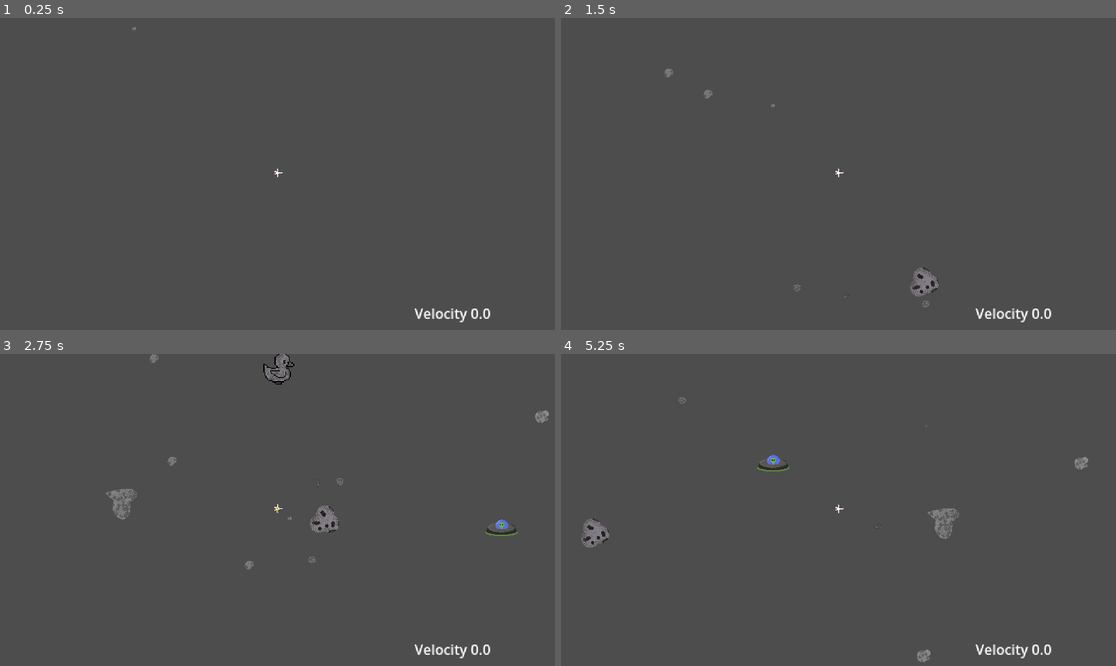
Above: before the commit, frames 1-4 (two rows, left to right).
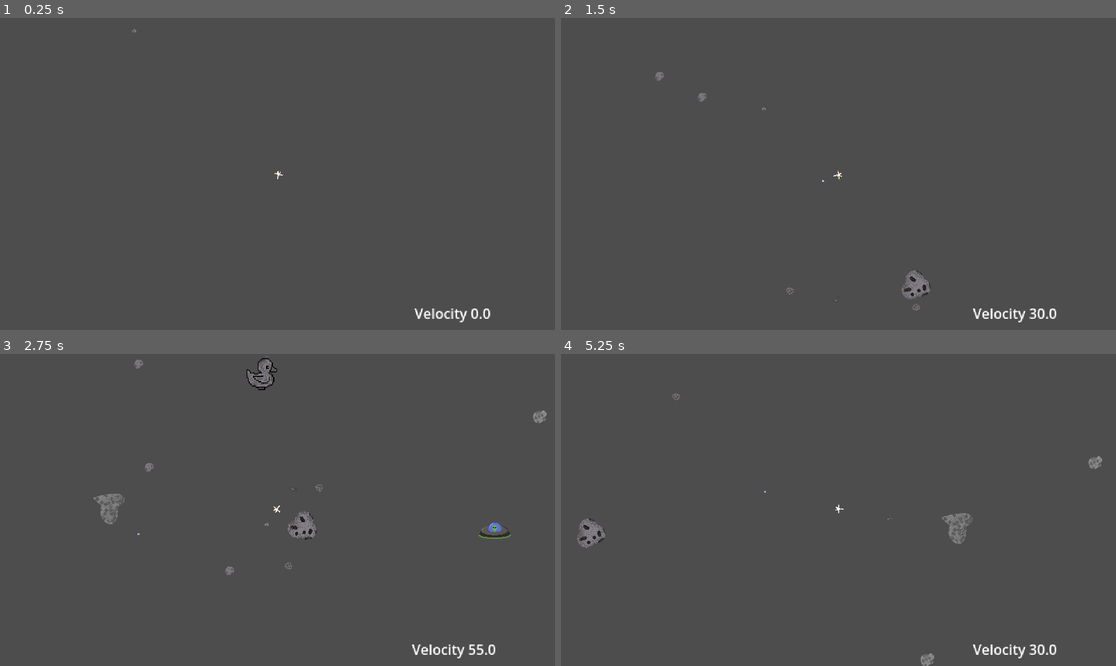
Above: after the commit, the same moments.

Repository: P3dr0-1702/final-reality
Game: Godot game, scene res://scenes/space.tscn
Two runs of this game, one before a commit and one after it. Both use one fixed random seed, a clock stepped at 60 frames per second and the inputs below.
Inputs (mouse positions are in pixels of both pictures, inside the frame that each line leads up to):
- Up to frame 1 (0.25 s): no input
- Up to frame 2 (1.5 s): move the mouse to (960, 158) at 0.52 s; click (960, 158) at 0.6 s; move the mouse to (727, 189) at 1.27 s; tap Space (shoot) at 1.35 s
- Up to frame 3 (2.75 s): move the mouse to (333, 441) at 2.02 s; click (333, 441) at 2.1 s
- Up to frame 4 (5.25 s): move the mouse to (810, 572) at 2.77 s; tap Space (shoot) at 2.85, 4.35 s; move the mouse to (1005, 556) at 3.52 s; click (1005, 556) at 3.6 s; move the mouse to (672, 463) at 4.27 s; move the mouse to (866, 510) at 5.02 s; click (866, 510) at 5.1 s

The runs differ from the first frame. In frame 1, less than 0.1% of the frame differs, in the area x 23-52%, y 2-52%; in frame 2, 0.9%; in frame 3, 2.1%, in the area x 16-99%, y 0-98%; in frame 4, 1.3%.
Error before the commit: Parse Error: Variable "death" has the same name as a previously declared variable. (res://scripts/player_move.gd:8)

Commit message:
fixed typo

Diff:
--- a/scripts/player_move.gd
+++ b/scripts/player_move.gd
@@ -5,7 +5,6 @@
 @onready var scene = preload("res://scenes/Bullet.tscn")
 @onready var death: Area2D = $death
 
-@onready var death: Area2D = $death
 
 func _physics_process(delta: float) -> void:
 	if death.died:
